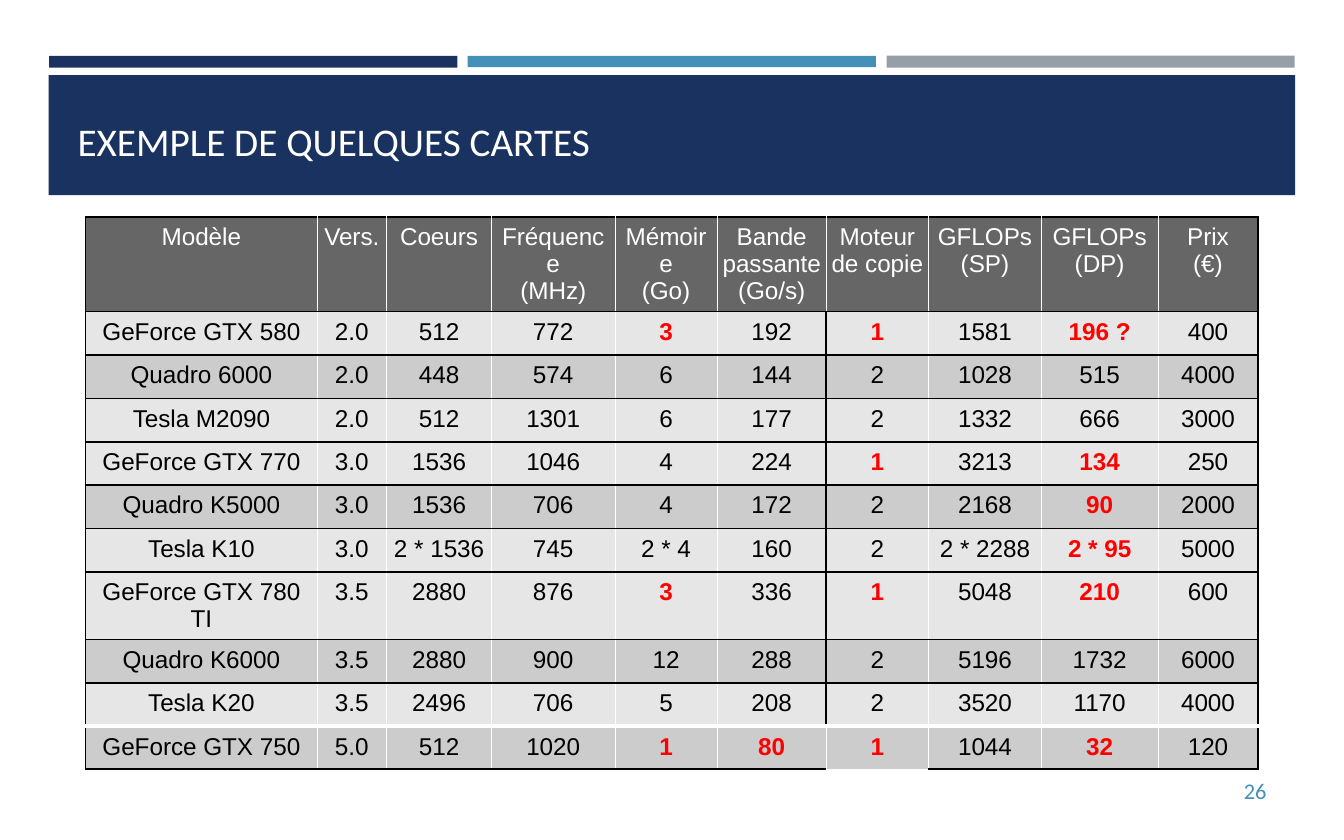
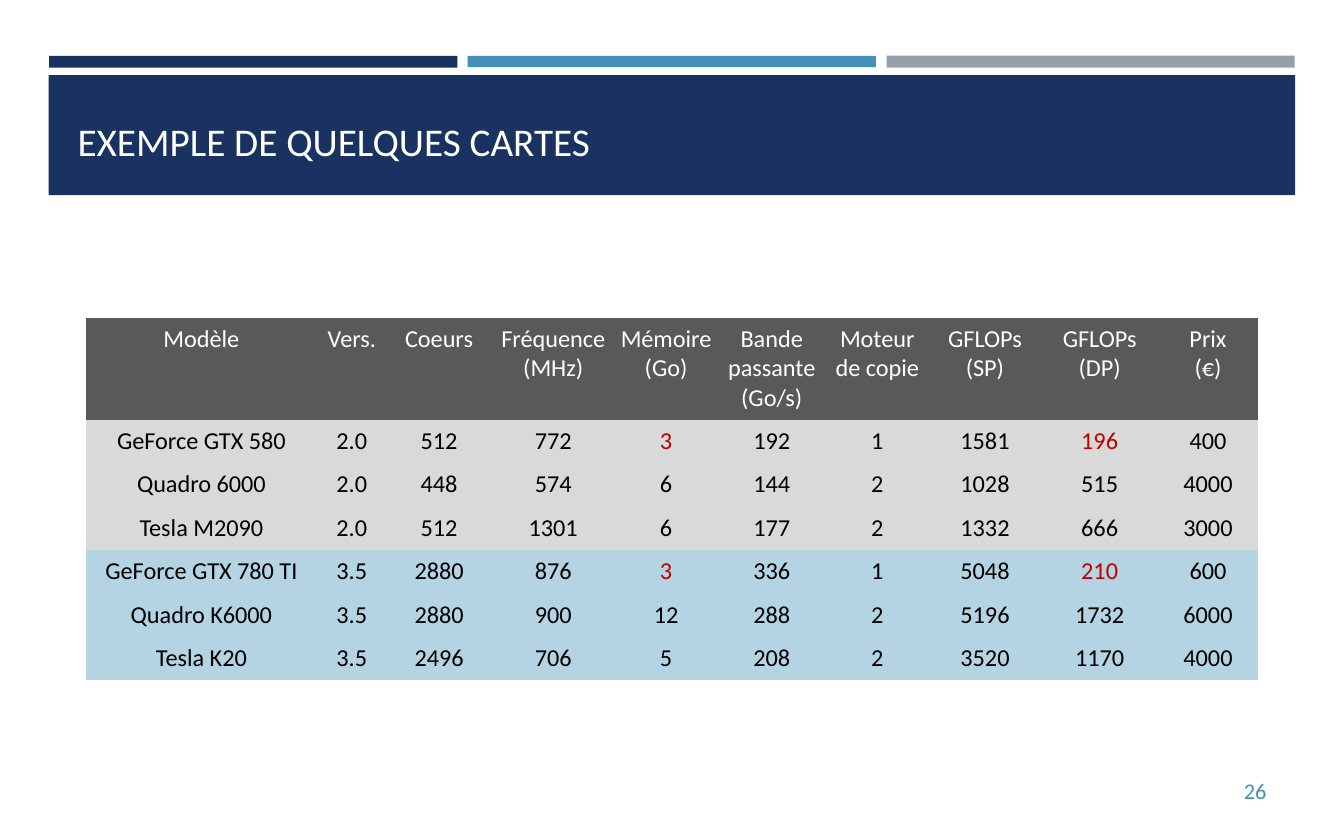
Before and after one commit to franckginguene/hpc_formation_scalian, a slide deck: slide 26 of Diapos/HPC_CUDA.pptx. Drawn at 1344x840 pixels with LibreOffice and Linux fonts; fonts in the diff are those of the drawing. Boxes give left, top, right and bottom in pixels: in the first picture for what was removed or moved away, otherwise in the second. Text is boxed around its words. In the diff, an @@ line names an element or a change of style, - is before the commit and + after.

```diff
--- a/Diapos/HPC_CUDA.pptx
+++ b/Diapos/HPC_CUDA.pptx
@@ table at (86,317,1259,679) @@
-row 2, column 9: 196 ?
+row 2, column 9: 196
-row 5: GeForce GTX 770 | 3.0 | 1536 | 1046 | 4 | 224 | 1 | 3213 | 134 | 250
-row 6: Quadro K5000 | 3.0 | 1536 | 706 | 4 | 172 | 2 | 2168 | 90 | 2000
-row 7: Tesla K10 | 3.0 | 2 * 1536 | 745 | 2 * 4 | 160 | 2 | 2 * 2288 | 2 * 95 | 5000
-row 11: GeForce GTX 750 | 5.0 | 512 | 1020 | 1 | 80 | 1 | 1044 | 32 | 120
@@ table: place and size @@
-table at (86,216,1259,780)
+table at (86,317,1259,679)
```
Also in this commit, not shown: 6 other slides changed, 4 slides added, 1 slide removed.
